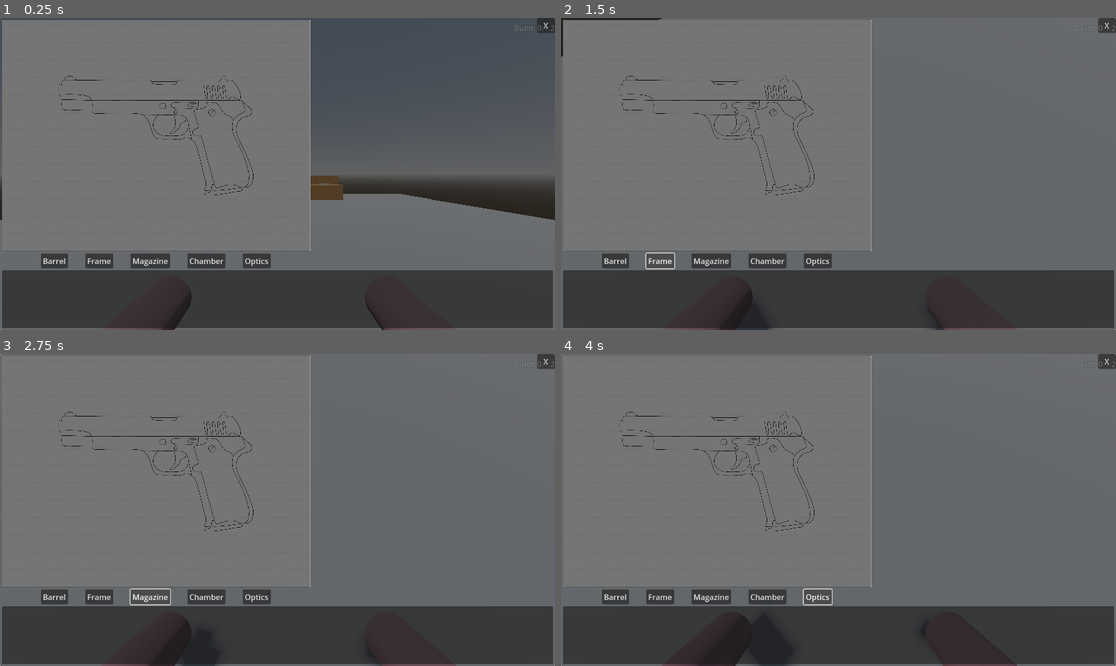
Above: before the commit, frames 1-4 (two rows, left to right).
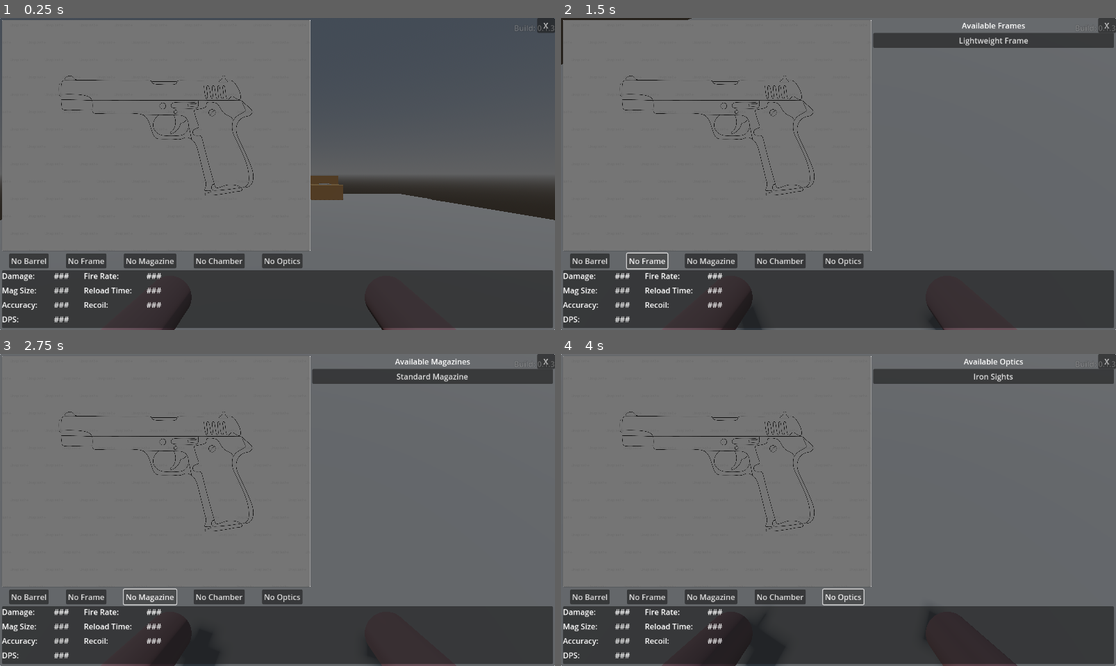
Above: after the commit, the same moments.

Repository: CaptainTiki/RogueShooter
Game: Godot game, scene res://UI/TitleScreen.tscn
Same seed, same stepped clock (60 frames per second), same inputs: the game is played once before the commit and once after it.
Inputs:
- Up to frame 1 (0.25 s): no input
- Up to frame 2 (1.5 s): click "Barrel" (after the commit: "No Barrel") at 0.5 s; click "Frame" (after the commit: "No Frame") at 1.25 s
- Up to frame 3 (2.75 s): click "Magazine" (after the commit: "No Magazine") at 2 s
- Up to frame 4 (4 s): click "Chamber" (after the commit: "No Chamber") at 2.75 s; click "Optics" (after the commit: "No Optics") at 3.5 s

The runs differ from the first frame. In frame 1, 2.2% of the frame differs, in the area x 0-100%, y 3-98%; in frame 2, 4.5%; in frame 3, 4.5%; in frame 4, 4.5%, in the area x 0-100%, y 1-100%.

Commit message:
GunBench UI
GunPartDef

Diff:
--- /dev/null
+++ b/UI/pause_menu.gd
@@ -0,0 +1,18 @@
+extends Control
+class_name PauseMenu
+
+
+func _show_menu() -> void:
+	Input.mouse_mode = Input.MOUSE_MODE_VISIBLE
+	show()
+
+func _hide_menu() -> void:
+	Input.mouse_mode = Input.MOUSE_MODE_CAPTURED
+	hide()
+
+func _unhandled_input(event: InputEvent) -> void:
+	if event.is_action_pressed("ui_cancel"):
+		if visible:
+			_hide_menu()
+		else:
+			_show_menu()
--- /dev/null
+++ b/UI/pause_menu.tscn
@@ -0,0 +1,39 @@
+[gd_scene load_steps=3 format=3 uid="uid://dsblxejye1btb"]
+
+[ext_resource type="Script" uid="uid://c1g1lbxasxi3o" path="res://UI/pause_menu.gd" id="1_ltd3m"]
+
+[sub_resource type="LabelSettings" id="LabelSettings_ltd3m"]
+font_size = 52
+
+[node name="PauseMenu" type="Control"]
+layout_mode = 3
+anchors_preset = 15
+anchor_right = 1.0
+anchor_bottom = 1.0
+grow_horizontal = 2
+grow_vertical = 2
+script = ExtResource("1_ltd3m")
+
+[node name="Panel" type="Panel" parent="."]
+layout_mode = 1
+anchors_preset = 15
+anchor_right = 1.0
+anchor_bottom = 1.0
+grow_horizontal = 2
+grow_vertical = 2
+
+[node name="Label" type="Label" parent="Panel"]
+layout_mode = 1
+anchors_preset = 8
+anchor_left = 0.5
+anchor_top = 0.5
+anchor_right = 0.5
+anchor_bottom = 0.5
+offset_left = -20.0
+offset_top = -11.5
+offset_right = 20.0
+offset_bottom = 11.5
+grow_horizontal = 2
+grow_vertical = 2
+text = "Paused"
+label_settings = SubResource("LabelSettings_ltd3m")
--- a/UI/title_screen.gd
+++ b/UI/title_screen.gd
@@ -2,5 +2,6 @@
 
 func _ready() -> void:
 	World.setup_world()
+	World.setup_menus()
 	#TODO: display a title screen - wait for click / timer
 	queue_free()
--- a/World/Basement/interactables/gun_bench.gd
+++ b/World/Basement/interactables/gun_bench.gd
@@ -3,18 +3,46 @@
 
 @onready var gun_bench_menu: CanvasLayer = $GunBenchMenu
 @onready var exit: Button = $GunBenchMenu/Exit
+@onready var parts_container: VBoxContainer = $GunBenchMenu/MarginContainer/VBox_Main/HBox_Top/Right_Panel/VBoxContainer/PartsContainer
+@onready var parts_type_label: Label = $GunBenchMenu/MarginContainer/VBox_Main/HBox_Top/Right_Panel/VBoxContainer/PartsTypeLabel
+
+@onready var barrel_button: Button = $GunBenchMenu/MarginContainer/VBox_Main/HBox_Top/Left_Panel/HBoxContainer/BarrelButton
+@onready var frame: Button = $GunBenchMenu/MarginContainer/VBox_Main/HBox_Top/Left_Panel/HBoxContainer/Frame
+@onready var magazine: Button = $GunBenchMenu/MarginContainer/VBox_Main/HBox_Top/Left_Panel/HBoxContainer/Magazine
+@onready var chamber: Button = $GunBenchMenu/MarginContainer/VBox_Main/HBox_Top/Left_Panel/HBoxContainer/Chamber
+@onready var optics: Button = $GunBenchMenu/MarginContainer/VBox_Main/HBox_Top/Left_Panel/HBoxContainer/Optics
 
 var selected_slot : GunPartDef.Type = GunPartDef.Type.NONE
+var selected_platform : GunPartDef.Platform = GunPartDef.Platform.PISTOL
 var parts : Array[GunPartDef] = []
+var filtered_parts : Array[GunPartDef] = []
 
-const BARREL_STANDARD : Resource = preload("uid://3emgej4jklwe")
-const CHAMBER_BULLET_SM : Resource= preload("uid://b78y2ptm76xq1")
-const FRAME_LIGHT : Resource= preload("uid://dvtf708j4ex0s")
-const MAG_STANDARD : Resource= preload("uid://2i06kevqxdtj")
-const OPTIC_IRON : Resource= preload("uid://cr0xnv73y4g3k")
+var current_build := {
+	GunPartDef.Type.BARREL: null,
+	GunPartDef.Type.FRAME: null,
+	GunPartDef.Type.MAG: null,
+	GunPartDef.Type.CHAMBER: null,
+	GunPartDef.Type.OPTICS: null
+}
+
+var button_dict : Dictionary[GunPartDef.Type, Button] = {}
+
+const BARREL_STANDARD : GunPartDef = preload("uid://3emgej4jklwe")
+const CHAMBER_BULLET_SM : GunPartDef = preload("uid://b78y2ptm76xq1")
+const FRAME_LIGHT : GunPartDef = preload("uid://dvtf708j4ex0s")
+const MAG_STANDARD : GunPartDef = preload("uid://2i06kevqxdtj")
+const OPTIC_IRON : GunPartDef = preload("uid://cr0xnv73y4g3k")
 
 func _ready() -> void:
 	super()
+	_load_gunparts()
+	button_dict = {
+		GunPartDef.Type.BARREL : barrel_button,
+		GunPartDef.Type.FRAME : frame,
+		GunPartDef.Type.MAG : magazine,
+		GunPartDef.Type.CHAMBER : chamber,
+		GunPartDef.Type.OPTICS : optics,
+		}
 	exit.pressed.connect(_close_menu)
 
 func _load_gunparts() -> void:
@@ -28,10 +56,12 @@
 	]
 
 func _do_interaction() -> void:
+	Input.mouse_mode = Input.MOUSE_MODE_VISIBLE
 	gun_bench_menu.show()
-	pass
+	interacted.emit()
 
 func _close_menu() -> void:
+	Input.mouse_mode = Input.MOUSE_MODE_CAPTURED
 	gun_bench_menu.hide()
 
 func _unhandled_input(event: InputEvent) -> void:
@@ -39,10 +69,72 @@
 		return
 
 	if event.is_action_pressed("ui_cancel"):
-		Input.mouse_mode = Input.MOUSE_MODE_CAPTURED
 		_close_menu()
 
 	if event.is_action_pressed("interact"):
-		Input.mouse_mode = Input.MOUSE_MODE_VISIBLE
-		interacted.emit()
-		_do_interaction()
+		if not gun_bench_menu.visible:
+			_do_interaction()
+
+func list_parts() -> void:
+	for child in parts_container.get_children():
+		child.queue_free()
+
+	for part in filtered_parts:
+		var new_button = Button.new()
+		new_button.text = part.display_name
+		new_button.pressed.connect(_on_part_button_pressed.bind(part))
+		parts_container.add_child(new_button)
+
+func _on_part_button_pressed(part: GunPartDef) -> void:
+	current_build[selected_slot] = part
+	button_dict[part.slot_type].text = part.display_name
+
+func _on_barrel_bn_pressed() -> void:
+	selected_slot = GunPartDef.Type.BARREL
+	filtered_parts = []
+	for part in parts:
+		if part.slot_type == GunPartDef.Type.BARREL:
+			if (part.platform == GunPartDef.Platform.ALL) or (part.platform == selected_platform):
+				filtered_parts.append(part)
+	parts_type_label.text = "Available Barrels"
+	list_parts()
+
+func _on_frame_bn_pressed() -> void:
+	selected_slot = GunPartDef.Type.FRAME
+	filtered_parts = []
+	for part in parts:
+		if part.slot_type == GunPartDef.Type.FRAME:
+			if (part.platform == GunPartDef.Platform.ALL) or (part.platform == selected_platform):
+				filtered_parts.append(part)
+	parts_type_label.text = "Available Frames"
+	list_parts()
+
+func _on_magazine_bn_pressed() -> void:
+	selected_slot = GunPartDef.Type.MAG
+	filtered_parts = []
+	for part in parts:
+		if part.slot_type == GunPartDef.Type.MAG:
+			if (part.platform == GunPartDef.Platform.ALL) or (part.platform == selected_platform):
+				filtered_parts.append(part)
+	parts_type_label.text = "Available Magazines"
+	list_parts()
+
+func _on_chamber_bn_pressed() -> void:
+	selected_slot = GunPartDef.Type.CHAMBER
+	filtered_parts = []
+	for part in parts:
+		if part.slot_type == GunPartDef.Type.CHAMBER:
+			if (part.platform == GunPartDef.Platform.ALL) or (part.platform == selected_platform):
+				filtered_parts.append(part)
+	parts_type_label.text = "Available Chambers"
+	list_parts()
+
+func _on_optics_bn_pressed() -> void:
+	selected_slot = GunPartDef.Type.OPTICS
+	filtered_parts = []
+	for part in parts:
+		if part.slot_type == GunPartDef.Type.OPTICS:
+			if (part.platform == GunPartDef.Platform.ALL) or (part.platform == selected_platform):
+				filtered_parts.append(part)
+	parts_type_label.text = "Available Optics"
+	list_parts()
--- a/World/Basement/interactables/gun_bench.tscn
+++ b/World/Basement/interactables/gun_bench.tscn
@@ -108,30 +108,113 @@
 
 [node name="BarrelButton" type="Button" parent="GunBenchMenu/MarginContainer/VBox_Main/HBox_Top/Left_Panel/HBoxContainer"]
 layout_mode = 2
-text = "Barrel"
+text = "No Barrel"
 
 [node name="Frame" type="Button" parent="GunBenchMenu/MarginContainer/VBox_Main/HBox_Top/Left_Panel/HBoxContainer"]
 layout_mode = 2
-text = "Frame"
+text = "No Frame"
 
 [node name="Magazine" type="Button" parent="GunBenchMenu/MarginContainer/VBox_Main/HBox_Top/Left_Panel/HBoxContainer"]
 layout_mode = 2
-text = "Magazine"
+text = "No Magazine"
 
 [node name="Chamber" type="Button" parent="GunBenchMenu/MarginContainer/VBox_Main/HBox_Top/Left_Panel/HBoxContainer"]
 layout_mode = 2
-text = "Chamber"
+text = "No Chamber"
 
 [node name="Optics" type="Button" parent="GunBenchMenu/MarginContainer/VBox_Main/HBox_Top/Left_Panel/HBoxContainer"]
 layout_mode = 2
-text = "Optics"
-
-[node name="Right_Panel" type="Panel" parent="GunBenchMenu/MarginContainer/VBox_Main/HBox_Top"]
-layout_mode = 2
+text = "No Optics"
+
+[node name="Right_Panel" type="ScrollContainer" parent="GunBenchMenu/MarginContainer/VBox_Main/HBox_Top"]
+layout_mode = 2
+size_flags_horizontal = 3
+
+[node name="VBoxContainer" type="VBoxContainer" parent="GunBenchMenu/MarginContainer/VBox_Main/HBox_Top/Right_Panel"]
+layout_mode = 2
+size_flags_horizontal = 3
+size_flags_vertical = 3
+
+[node name="PartsTypeLabel" type="Label" parent="GunBenchMenu/MarginContainer/VBox_Main/HBox_Top/Right_Panel/VBoxContainer"]
+layout_mode = 2
+horizontal_alignment = 1
+vertical_alignment = 1
+
+[node name="PartsContainer" type="VBoxContainer" parent="GunBenchMenu/MarginContainer/VBox_Main/HBox_Top/Right_Panel/VBoxContainer"]
+layout_mode = 2
+size_flags_horizontal = 3
+size_flags_vertical = 3
 
 [node name="Panel_Bottom" type="Panel" parent="GunBenchMenu/MarginContainer/VBox_Main"]
 layout_mode = 2
 size_flags_vertical = 3
+
+[node name="GridContainer" type="GridContainer" parent="GunBenchMenu/MarginContainer/VBox_Main/Panel_Bottom"]
+layout_mode = 1
+anchors_preset = 15
+anchor_right = 1.0
+anchor_bottom = 1.0
+grow_horizontal = 2
+grow_vertical = 2
+theme_override_constants/h_separation = 30
+theme_override_constants/v_separation = 7
+columns = 4
+
+[node name="Dmg_title" type="Label" parent="GunBenchMenu/MarginContainer/VBox_Main/Panel_Bottom/GridContainer"]
+layout_mode = 2
+text = "Damage: "
+
+[node name="Dmg_label" type="Label" parent="GunBenchMenu/MarginContainer/VBox_Main/Panel_Bottom/GridContainer"]
+layout_mode = 2
+text = "###"
+
+[node name="FireRate_title" type="Label" parent="GunBenchMenu/MarginContainer/VBox_Main/Panel_Bottom/GridContainer"]
+layout_mode = 2
+text = "Fire Rate:"
+
+[node name="FireRate_label" type="Label" parent="GunBenchMenu/MarginContainer/VBox_Main/Panel_Bottom/GridContainer"]
+layout_mode = 2
+text = "###"
+
+[node name="MagSize_title" type="Label" parent="GunBenchMenu/MarginContainer/VBox_Main/Panel_Bottom/GridContainer"]
+layout_mode = 2
+text = "Mag Size: "
+
+[node name="MagSize_label" type="Label" parent="GunBenchMenu/MarginContainer/VBox_Main/Panel_Bottom/GridContainer"]
+layout_mode = 2
+text = "###"
+
+[node name="ReloadTime_title" type="Label" parent="GunBenchMenu/MarginContainer/VBox_Main/Panel_Bottom/GridContainer"]
+layout_mode = 2
+text = "Reload Time:"
+
+[node name="ReloadTime_label" type="Label" parent="GunBenchMenu/MarginContainer/VBox_Main/Panel_Bottom/GridContainer"]
+layout_mode = 2
+text = "###"
+
+[node name="Accuracy_title" type="Label" parent="GunBenchMenu/MarginContainer/VBox_Main/Panel_Bottom/GridContainer"]
+layout_mode = 2
+text = "Accuracy: "
+
+[node name="Accuracy_label" type="Label" parent="GunBenchMenu/MarginContainer/VBox_Main/Panel_Bottom/GridContainer"]
+layout_mode = 2
+text = "###"
+
+[node name="Recoil_title" type="Label" parent="GunBenchMenu/MarginContainer/VBox_Main/Panel_Bottom/GridContainer"]
+layout_mode = 2
+text = "Recoil: "
+
+[node name="Recoil_label" type="Label" parent="GunBenchMenu/MarginContainer/VBox_Main/Panel_Bottom/GridContainer"]
+layout_mode = 2
+text = "###"
+
+[node name="DPS_title" type="Label" parent="GunBenchMenu/MarginContainer/VBox_Main/Panel_Bottom/GridContainer"]
+layout_mode = 2
+text = "DPS: "
+
+[node name="DPS_label" type="Label" parent="GunBenchMenu/MarginContainer/VBox_Main/Panel_Bottom/GridContainer"]
+layout_mode = 2
+text = "###"
 
 [node name="Exit" type="Button" parent="GunBenchMenu"]
 anchors_preset = 1
@@ -142,3 +225,9 @@
 grow_horizontal = 0
 size_flags_horizontal = 0
 text = "X"
+
+[connection signal="pressed" from="GunBenchMenu/MarginContainer/VBox_Main/HBox_Top/Left_Panel/HBoxContainer/BarrelButton" to="." method="_on_barrel_bn_pressed"]
+[connection signal="pressed" from="GunBenchMenu/MarginContainer/VBox_Main/HBox_Top/Left_Panel/HBoxContainer/Frame" to="." method="_on_frame_bn_pressed"]
+[connection signal="pressed" from="GunBenchMenu/MarginContainer/VBox_Main/HBox_Top/Left_Panel/HBoxContainer/Magazine" to="." method="_on_magazine_bn_pressed"]
+[connection signal="pressed" from="GunBenchMenu/MarginContainer/VBox_Main/HBox_Top/Left_Panel/HBoxContainer/Chamber" to="." method="_on_chamber_bn_pressed"]
+[connection signal="pressed" from="GunBenchMenu/MarginContainer/VBox_Main/HBox_Top/Left_Panel/HBoxContainer/Optics" to="." method="_on_optics_bn_pressed"]
--- a/World/World.tscn
+++ b/World/World.tscn
@@ -26,3 +26,5 @@
 [node name="DirectionalLight3D" type="DirectionalLight3D" parent="Environment"]
 transform = Transform3D(-0.8660254, -0.43301278, 0.25, 0, 0.49999997, 0.86602545, -0.50000006, 0.75, -0.43301266, 0, 0, 0)
 shadow_enabled = true
+
+[node name="UILayer" type="CanvasLayer" parent="."]
--- a/World/world.gd
+++ b/World/world.gd
@@ -6,11 +6,17 @@
 @onready var c_scene : PackedScene = preload("res://Utilities/camera_rig.tscn")
 @onready var d_scene : PackedScene = preload("uid://1cot5nx5hi81")
 
+@onready var pause_scene : PackedScene = preload("res://UI/pause_menu.tscn")
+
+@onready var ui_layer: CanvasLayer = $UILayer
+
 var player : Player
 var basement: Basement
 var level : Level
 var camera_rig : CameraRig
 var debug_overlay : DebugOverlay
+
+var pause_menu : PauseMenu
 
 func _ready() -> void:
 	pass
@@ -32,3 +38,8 @@
 	level.global_position.y += -4.8
 	level.global_position.x += 9.2
 	level.global_position.z += 22.8
+
+func setup_menus() -> void:
+	pause_menu = pause_scene.instantiate() as PauseMenu
+	pause_menu.hide()
+	ui_layer.add_child(pause_menu)
--- a/build_info.cfg
+++ b/build_info.cfg
@@ -1,3 +1,3 @@
 [build]
 
-number=2
+number=3
--- a/project.godot
+++ b/project.godot
@@ -11,7 +11,7 @@
 [application]
 
 config/name="RogueShooter"
-config/version="0.1.2"
+config/version="0.1.3"
 run/main_scene="uid://b88s02y52wjwy"
 config/features=PackedStringArray("4.5", "Forward Plus")
 config/icon="res://icon.svg"
Not shown, added: UI/pause_menu.gd.uid
Not shown, changed: export_presets.cfg
Not shown, changed: .gitignore
